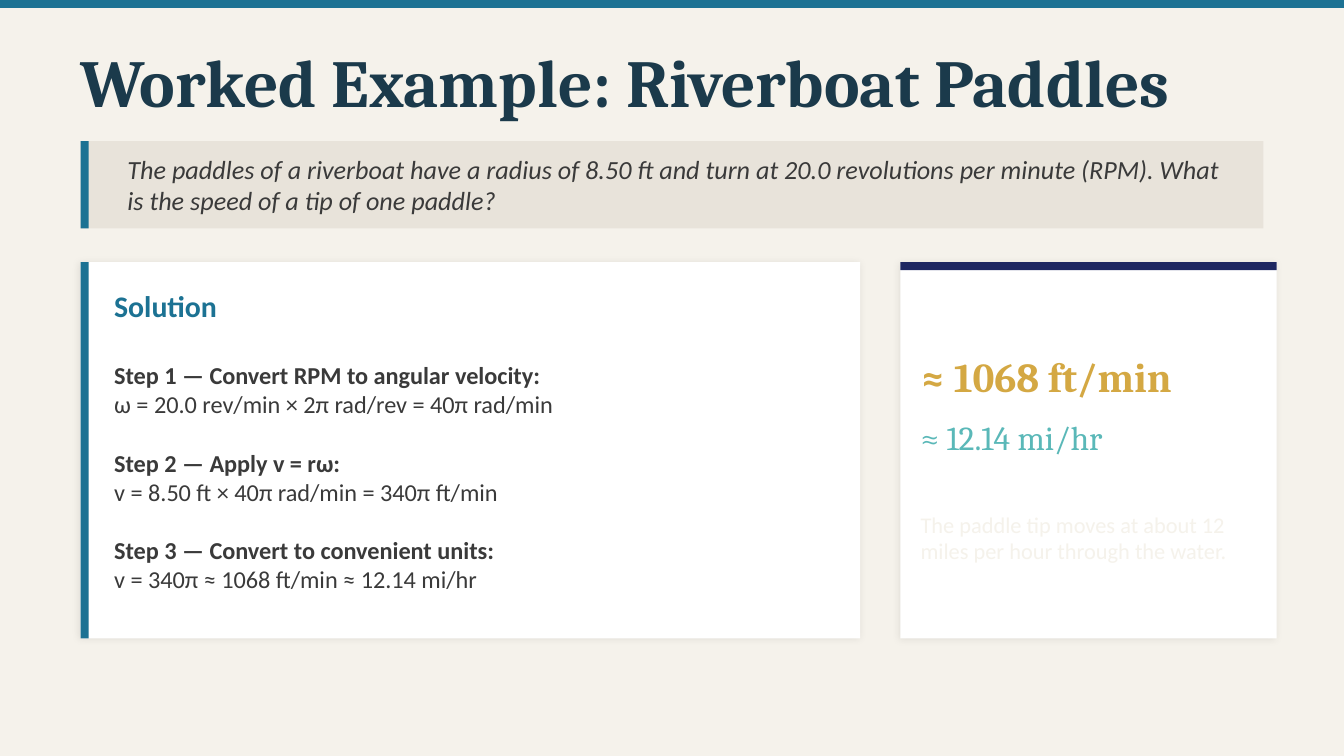
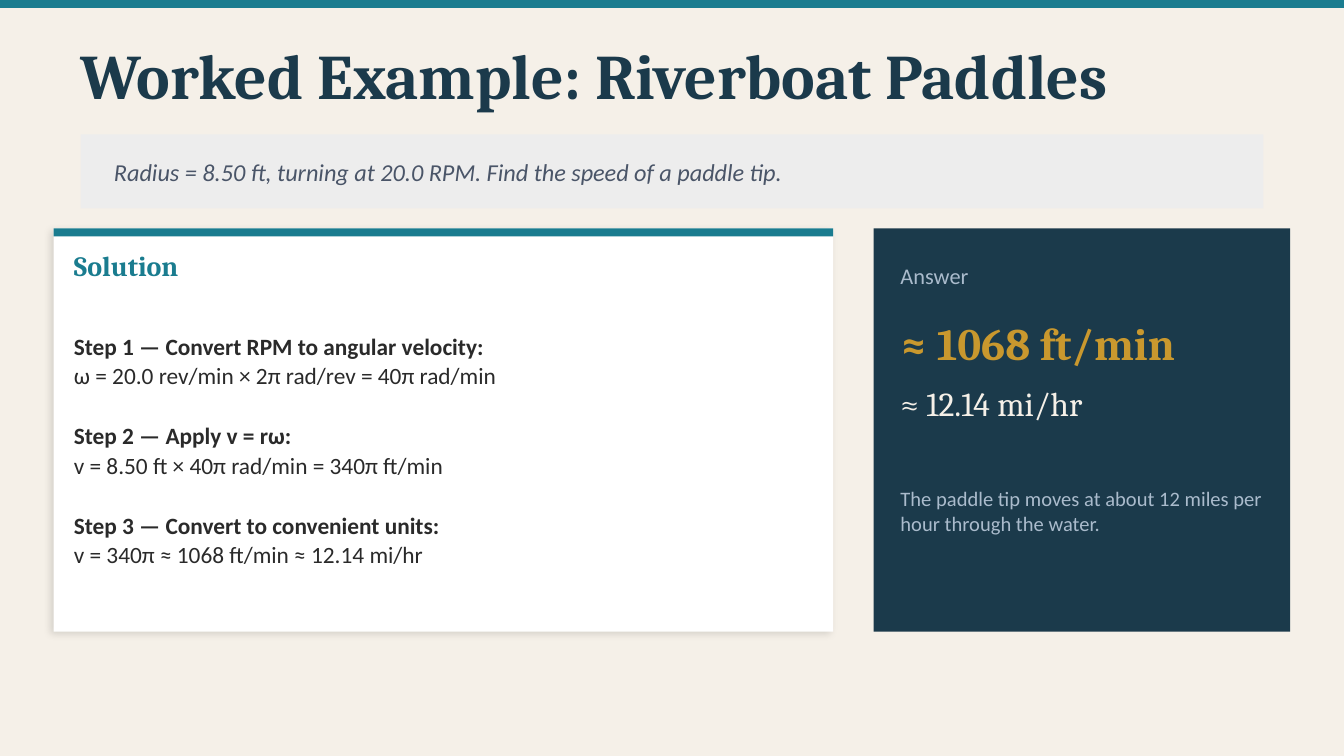
Before and after one commit to andrewhvolk/andrewhvolk.github.io, a slide deck: slide 24 of slides/Math130Unit2D.pptx (slide 19 before the commit). Drawn at 1344x756 pixels with LibreOffice and Linux fonts; fonts in the diff are those of the drawing. Boxes give left, top, right and bottom in pixels: in the first picture for what was removed or moved away, otherwise in the second. Text is boxed around its words. In the diff, an @@ line names an element or a change of style, - is before the commit and + after.

```diff
--- a/slides/Math130Unit2D.pptx
+++ b/slides/Math130Unit2D.pptx
@@ background #F5F2EB to #F5F0E8 @@
@@ text "Worked Example: Riverboat Paddles" at (81, 55, 1108, 113): size 36 to 34 pt @@
@@ rectangle: place and size @@
-rectangle at (81, 141, 1263, 228)
+rectangle at (81, 134, 1263, 208)
@@ rectangle at (81, 134, 1263, 208): fill #E8E3DA to #EDEDED @@
@@ rectangle removed at (81, 141, 89, 228) @@
@@ text at (114, 164, 782, 185): text changed; size 14 to 13 pt; text colour #3A3A3A to #4A5568 @@
-The paddles of a riverboat have a radius of 8.50 ft and turn at 20.0 revolutions per minute (RPM). What is the speed of a tip of one paddle?
+Radius = 8.50 ft, turning at 20.0 RPM. Find the speed of a paddle tip.
@@ rectangle: place and size @@
-rectangle at (81, 262, 860, 638)
+rectangle at (54, 228, 833, 632)
@@ rectangle at (54, 228, 833, 632): shadow changed @@
@@ rectangle added at (54, 228, 833, 237), fill #1A7C8F @@
@@ rectangle: place and size @@
-rectangle at (900, 262, 1277, 638)
+rectangle at (874, 228, 1290, 632)
@@ rectangle at (874, 228, 1290, 632): fill #FFFFFF to #1B3A4B; shadow off @@
@@ text "Solution": place and size @@
-text "Solution" at (114, 296, 217, 318)
+text "Solution" at (74, 256, 179, 277)
@@ text "Solution" at (74, 256, 179, 277): size 16 to 15 pt, font Calibri to Cambria, text colour #1C7293 to #1A7C8F @@
@@ rectangle removed at (81, 262, 89, 638) @@
@@ rectangle removed at (900, 262, 1277, 270) @@
@@ text added at (900, 269, 968, 284), 12 pt, text #AABBCC @@
+Answer
@@ text "Step 1 — Convert RPM ...": place and size @@
-text "Step 1 — Convert RPM ..." at (114, 367, 553, 589)
+text "Step 1 — Convert RPM ..." at (74, 338, 496, 564)
@@ text "Step 1 — Convert RPM ..." at (74, 338, 496, 564): size 13 to 12.5 pt, text colour #3A3A3A to #2A2A2A; more space between paragraphs @@
@@ text "≈ 1068 ft/min": place and size @@
-text "≈ 1068 ft/min" at (954, 363, 1171, 398)
+text "≈ 1068 ft/min" at (937, 328, 1175, 366)
@@ text "≈ 1068 ft/min" at (937, 328, 1175, 366): size 22 to 24 pt, text colour #D4A843 to #C9982E @@
@@ text "≈ 12.14 mi/hr": place and size @@
-text "≈ 12.14 mi/hr" at (947, 426, 1103, 454)
+text "≈ 12.14 mi/hr" at (926, 392, 1082, 421)
@@ text "≈ 12.14 mi/hr" at (926, 392, 1082, 421): text colour #5AB8B8 to #F5F0E8 @@
@@ text added at (900, 492, 1261, 535), 11 pt, text #AABBCC @@
+The paddle tip moves at about 12 miles per hour through the water.
```
Also in this commit, not shown: 21 other slides changed, 8 slides added, 2 slides removed, 1 other file.
